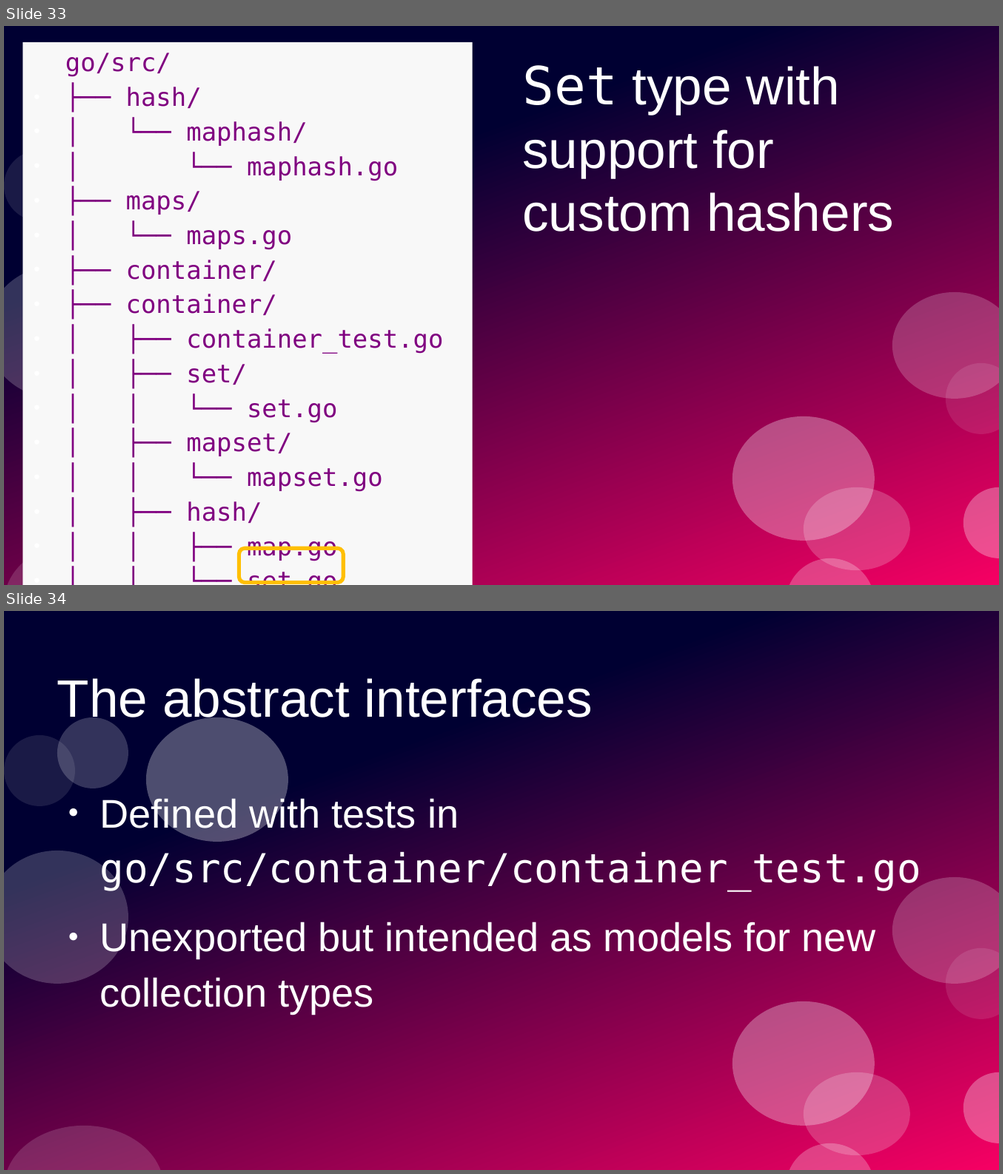
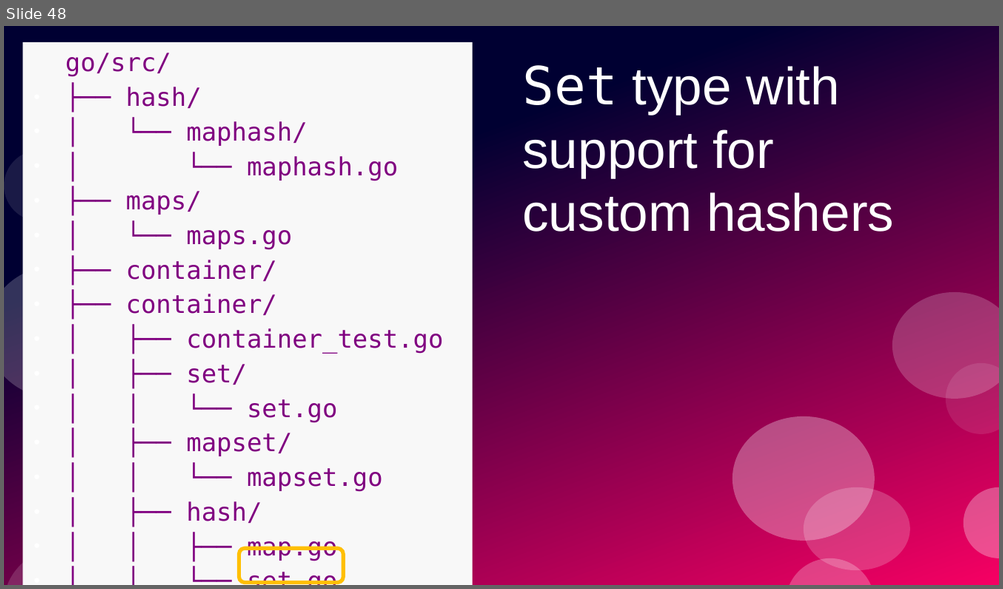
Before and after one commit to ramalho/sets-in-go, a slide deck: sets-in-go.odp. Shown one above the other, each under a label of ours: slides 33 and 34 before the commit, slide 48 after it. The pictures are 1003x1174 and 1003x589 pixels, drawn with LibreOffice and Linux fonts; fonts in the diff are those of the drawing. Boxes give left, top, right and bottom in pixels: in the first picture for what was removed or moved away, otherwise in the second. Text is boxed around its words. In the diff, an @@ line names an element or a change of style, - is before the commit and + after.

```diff
--- a/sets-in-go.odp
+++ b/sets-in-go.odp
@@ slide 34 removed at [4,611,999,1170], background #FFFFFF; not listed: 10 template elements that a slide beside it also shows @@
@@ title removed at [57,678,592,726] @@
-The abstract interfaces
@@ ellipse removed at [57,718,128,789] @@
@@ ellipse removed at [145,718,287,842] @@
@@ text removed at [100,796,921,1014] @@
-● Defined with tests in go/src/container/container_test.go
-● Unexported but intended as models for new collection types
@@ what was slide 33 is now slide 48 @@
```
Also in this commit, not shown: 5 slides changed, 9 slides added, 2 other files.
